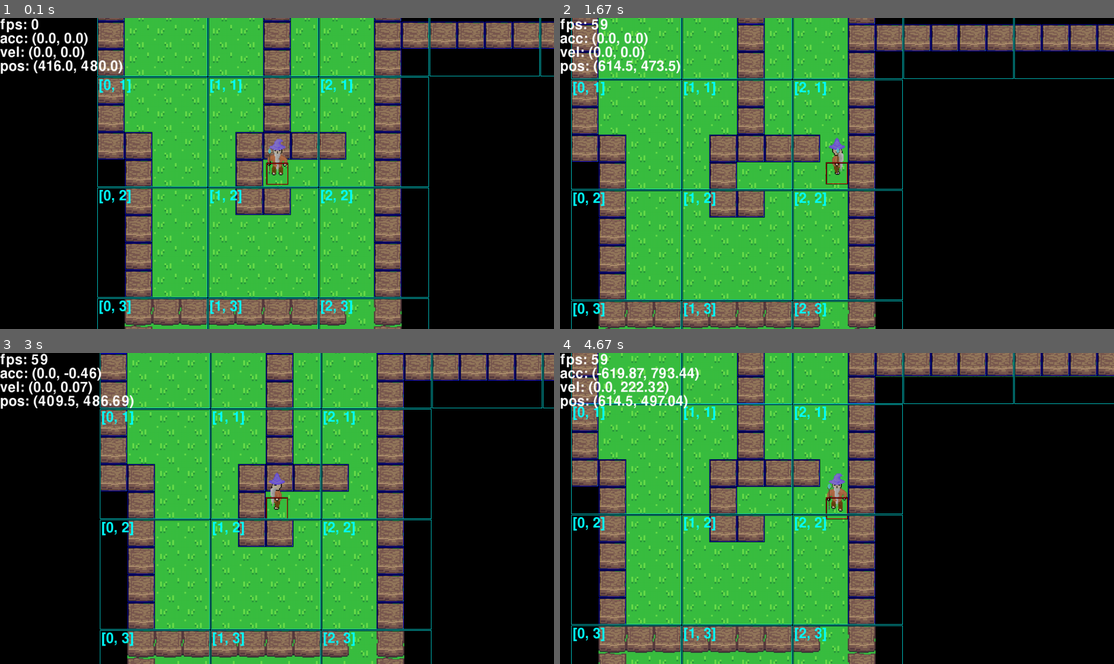
Above: before the commit, frames 1-4 (two rows, left to right).
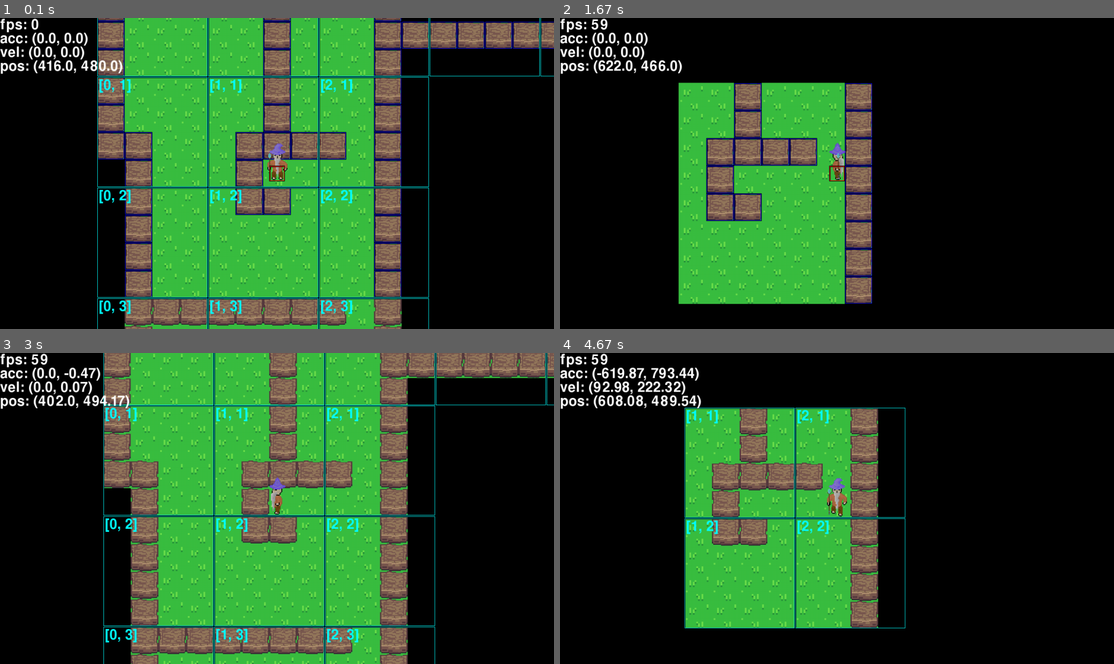
Above: after the commit, the same moments.

Repository: TheCreeper669/Projet_ISN
Game: pygame game, started from __main__.py
The game is run twice, just before and just after one commit, with the same random seed, the same clock (stepped at 60 frames per second) and the same inputs.
Inputs:
- Up to frame 1 (0.1 s): no input
- Up to frame 2 (1.67 s): hold Right 0.33-0.8 s; hold Up 0.83-1.13 s; tap J at 0.9, 1.23, 1.53 s; tap K at 0.98 s; hold Right 1.17-1.63 s
- Up to frame 3 (3 s): hold Left 1.67-2.2 s; tap J at 1.73, 2.03, 2.3, 2.63, 2.93 s; hold Down 2.23-2.53 s; tap K at 2.38 s; hold H 2.57-2.97 s; hold Left 2.57-2.97 s
- Up to frame 4 (4.67 s): hold Left 3-3.4 s; tap J at 3.07, 3.37, 3.5, 3.9, 4.2, 4.57 s; hold Up 3.43-3.8 s; tap K at 3.58 s; hold Right 3.83-4.47 s; hold Down from 4.5 s (still down)

The runs differ from the first frame. In frame 1, 0.4% of the frame differs, in the area x 48-53%, y 38-54%; in frame 2, 40%; in frame 3, 24%; in frame 4, 41%, in the area x 2-100%, y 0-100%.

Commit message:
toggle draw hitbox

Diff:
--- a/data/settings.json
+++ b/data/settings.json
@@ -1,13 +1,13 @@
 {
-	"res": [
-		[1280, 720],
-		[1920, 1080]
-	],
+	"res": [1280, 720],
 	"fullscreen": false,
 	"framerate": 60,
 	"title": "[Projet ISN]",
 	"icon": "256.png",
 	"keyboard": "default",
 	"draw_submap_info": true,
-	"draw_hitbox": true
+	"draw_hitbox": true,
+	"tile_size": 64,
+	"submap_size": 4,
+	"off_screen_alive": 4
 }
--- a/entities/mob.py
+++ b/entities/mob.py
@@ -6,7 +6,7 @@
 	def __init__(self, game, submap, pos= vec(0)):
 		entities.Entity.__init__(self, game, submap, pos)
 		self.game.groups["mobs"].add(self)
-		self.image = entities.Anim(self.game, DIR_IMAGE_ENTITIES + "spider/", (TILE_SIZE * 2, TILE_SIZE * 2))
+		self.image = entities.Anim(self.game, DIR_IMAGE_ENTITIES + "spider/", (self.game.tile_size * 2, self.game.tile_size * 2))
 		self.hitbox = entities.Hitbox(self, (1 / 2, 4 / 5), (2 / 5, 2 / 5), color= RED)
 		self.motion_orientation = vec(0)
 		self.friction_coef = -8
--- a/entities/player.py
+++ b/entities/player.py
@@ -7,12 +7,12 @@
 		entities.Entity.__init__(self, game, submap, pos)
 		self.game.groups["players"].add(self)
 		self.game.player = self
-		#self.image = entities.Image(pgp.pg.transform.scale(pgp.pg.image.load(DIR_IMAGE_ENTITIES + "player.png"), (TILE_SIZE * 2, TILE_SIZE * 2)))
-		self.image = entities.Anim(self.game, DIR_IMAGE_ENTITIES + "player/", (TILE_SIZE * 2, TILE_SIZE * 2))
-		self.hitbox = entities.Hitbox(self, (1 / 2, 4 / 5), (2 / 5, 2 / 5), color= RED)
+		#self.image = entities.Image(pgp.pg.transform.scale(pgp.pg.image.load(DIR_IMAGE_ENTITIES + "player.png"), (self.game.tile_size * 2, self.game.tile_size * 2)))
+		self.image = entities.Anim(self.game, DIR_IMAGE_ENTITIES + "player/", (self.game.tile_size * 2, self.game.tile_size * 2))
+		self.hitbox = entities.Hitbox(self, (1 / 2, 5 / 7), (2 / 7, 2 / 7), color= RED)
 		self.motion_orientation = vec(0)
-		self.friction_coef = -8
-		self.force_coef = -self.friction_coef * 256
+		self.friction_coef = -self.game.tile_size / 8
+		self.force_coef = -self.friction_coef * self.game.tile_size * 4
 		#max_speed = abs(self.force_coef / self.friction_coef)
 
 	def update(self):
--- a/entities/terrain.py
+++ b/entities/terrain.py
@@ -8,7 +8,7 @@
 	def __init__(self, game, pos= vec(0), submap= None):
 		entities.Sprite.__init__(self, game, pos, submap)
 		self.game.groups["fakewalls"].add(self)
-		self.image = entities.Image(pgp.pg.transform.scale(pgp.pg.image.load(DIR_IMAGE_SPRITES + "fakewall.png"), (TILE_SIZE, TILE_SIZE)))
+		self.image = entities.Image(pgp.pg.transform.scale(pgp.pg.image.load(DIR_IMAGE_SPRITES + "fakewall.png"), (self.game.tile_size, self.game.tile_size)))
 
 
 
@@ -22,13 +22,13 @@
 	def __init__(self, game, submap, pos= vec(0)):
 		Stationary.__init__(self, game, submap, pos)
 		self.game.groups["walls"].add(self)
-		self.image = entities.Image(pgp.pg.transform.scale(pgp.pg.image.load(DIR_IMAGE_ENTITIES + "wall.png"), (TILE_SIZE, TILE_SIZE)))
+		self.image = entities.Image(pgp.pg.transform.scale(pgp.pg.image.load(DIR_IMAGE_ENTITIES + "wall.png"), (self.game.tile_size, self.game.tile_size)))
 		self.hitbox = entities.Hitbox(self, color= BLUE)
 
 class BigWall(Stationary):
 	def __init__(self, game, submap, pos= vec(0), size= vec(1, 1)):
 		Stationary.__init__(self, game, submap, pos)
 		self.game.groups["walls"].add(self)
-		self.image = entities.Image(pgp.pg.transform.scale(pgp.pg.image.load(DIR_IMAGE_ENTITIES + "wall.png"), (TILE_SIZE, TILE_SIZE)))
+		self.image = entities.Image(pgp.pg.transform.scale(pgp.pg.image.load(DIR_IMAGE_ENTITIES + "wall.png"), (self.game.tile_size, self.game.tile_size)))
 		self.image.stack(size)
 		self.hitbox = entities.Hitbox(self, color= BLUE)
--- a/game.py
+++ b/game.py
@@ -12,13 +12,13 @@
 		if self.fullscreen:
 			self.window = pgp.pg.display.set_mode((self.display_info.current_w, self.display_info.current_h), pgp.pg.FULLSCREEN | pgp.pg.HWSURFACE | pgp.pg.DOUBLEBUF)
 		else:
-			self.window = pgp.pg.display.set_mode(self.res[0])
+			self.window = pgp.pg.display.set_mode(self.res, pgp.pg.RESIZABLE | pgp.pg.HWSURFACE | pgp.pg.DOUBLEBUF)
 		self.rect = self.window.get_rect()
 		pgp.pg.display.set_caption(self.title)
 		pgp.pg.display.set_icon(pgp.pg.image.load(DIR_IMAGE_ICONS + self.icon))
 		self.clock = pgp.time.Clock()
 		self.font = pgp.pg.font.Font(pgp.pg.font.get_default_font(), 32)
-		self.background_image = pgp.pg.Surface(self.res[0])
+		self.background_image = pgp.pg.Surface(self.res)
 		self.background_image.fill(BLACK)
 		self.background_rect = self.background_image.get_rect()
 
@@ -93,6 +93,7 @@
 	def load_settings(self):
 		settings = json.load(FILE_SETTINGS)
 		self.res = settings["res"]
+		self.on_screen = self.res.copy()
 		self.fullscreen = settings["fullscreen"]
 		self.title = settings["title"]
 		self.icon = settings["icon"]
@@ -104,6 +105,9 @@
 			self.keyboard = pgp.key.load(DIR_KEYBOARDS + keyboard + ".json")
 		self.draw_submap_info = settings["draw_submap_info"]
 		self.draw_hitbox = settings["draw_hitbox"]
+		self.tile_size = settings["tile_size"]
+		self.submap_size = settings["submap_size"]
+		self.off_screen_alive = settings["off_screen_alive"]
 
 	def loop(self):
 		self.dt = self.clock.tick(self.framerate)
@@ -111,21 +115,39 @@
 		self.update()
 		self.draw()
 
+	def set_res(self, new_res):
+		self.res = new_res
+		self.window = pgp.pg.display.set_mode(self.res, pgp.pg.RESIZABLE | pgp.pg.HWSURFACE | pgp.pg.DOUBLEBUF)
+		self.background_image = pgp.pg.Surface(self.res)
+		self.background_image.fill(BLACK)
+		self.background_rect = self.background_image.get_rect()
+		self.on_screen = self.res.copy()
+		self.window = pgp.pg.display.set_mode(self.res)
+		self.rect = self.window.get_rect()
+
 	def events(self):
 		self.keys = pg.key.get_pressed()
 		for event in pg.event.get():
 			if event.type == pgp.pg.KEYDOWN:
-				if event.key == pgp.pg.K_F11:
+				"""if event.key == pgp.pg.K_F11:
 					self.fullscreen = not self.fullscreen
 					if self.fullscreen:
 						self.window = pgp.pg.display.set_mode((self.display_info.current_w, self.display_info.current_h), pgp.pg.FULLSCREEN | pgp.pg.HWSURFACE | pgp.pg.DOUBLEBUF)
 					else:
-						self.window = pgp.pg.display.set_mode(self.res[0])
+						self.window = pgp.pg.display.set_mode(self.res, pgp.pg.RESIZABLE | pgp.pg.HWSURFACE | pgp.pg.DOUBLEBUF)
 					self.rect = self.window.get_rect()
-				elif event.key == pgp.pg.K_F10 and not self.fullscreen:
-					self.res = [ self.res.pop() ] + self.res
-					self.window = pgp.pg.display.set_mode(self.res[0])
-					self.rect = self.window.get_rect()
+				el"""
+				if event.key == pgp.pg.K_h:
+					self.draw_hitbox = not self.draw_hitbox
+				elif event.key == pgp.pg.K_j:
+					self.draw_submap_info = not self.draw_submap_info
+				elif event.key == pgp.pg.K_k:
+					self.on_screen = list(vec(self.on_screen) * (1 / 2 if self.on_screen == self.res else 2))
+					self.map.reset_followers()
+					self.map.reset_submaps_groups()
+
+			elif event.type == pgp.pg.VIDEORESIZE:
+				self.set_res(list(event.size))
 
 			elif event.type == pgp.pg.QUIT:
 				self.stop = True
--- a/map.py
+++ b/map.py
@@ -22,7 +22,7 @@
 		self.game = self.map.game
 		self.name = name
 		self.image = entities.Image(pgp.pg.image.load(DIR_IMAGE_TILES + [ file for file in os.listdir(DIR_IMAGE_TILES) if file.startswith(self.name + ".") ][0]))
-		self.image.set_size((TILE_SIZE, TILE_SIZE))
+		self.image.set_size((self.map.game.tile_size, self.map.game.tile_size))
 	def summon(self, submap, x, y):
 		return Tile(self.game, submap, self.image.copy(), x, y)
 
@@ -58,39 +58,39 @@
 	def __init__(self, m_map, x, y):
 		entities.Sprite.__init__(self, m_map.game)
 		self.game.groups["submaps"].add(self)
-		self.submap_pos = vec(x // SUBMAP_SIZE, y // SUBMAP_SIZE)
-		self.pos = self.submap_pos * SUBMAP_SIZE * TILE_SIZE
+		self.submap_pos = vec(x // self.game.submap_size, y // self.game.submap_size)
+		self.pos = self.submap_pos * self.game.submap_size * self.game.tile_size
 		self.map = m_map
-		self.tiles = [ [ None for _ in range(SUBMAP_SIZE) ] for _ in range(SUBMAP_SIZE) ]
+		self.tiles = [ [ None for _ in range(self.game.submap_size) ] for _ in range(self.game.submap_size) ]
 		self.content = pgp.pg.sprite.Group()
 		self.sprites = pgp.pg.sprite.Group()
 		self.entities = pgp.pg.sprite.Group()
 		self.collidable = self.entities.copy()
-		for i in range(SUBMAP_SIZE):
+		for i in range(self.game.submap_size):
 			if x + i >= len(self.map.lines): break
-			for j in range(SUBMAP_SIZE):
+			for j in range(self.game.submap_size):
 				if y + j >= len(self.map.lines[x + i]): break
 				if self.map.lines[x + i][y + j] in self.map.virtual_sprites:
-					self.tiles[i][j] = self.map.virtual_tiles[self.map.biome_default_tile].summon(self, (x + i) * TILE_SIZE, (y + j) * TILE_SIZE)
-					self.add_sprite(self.map.virtual_sprites[self.map.lines[x + i][y + j]].summon(self, (x + i + .5) * TILE_SIZE, (y + j + .5) * TILE_SIZE))
+					self.tiles[i][j] = self.map.virtual_tiles[self.map.biome_default_tile].summon(self, (x + i) * self.game.tile_size, (y + j) * self.game.tile_size)
+					self.add_sprite(self.map.virtual_sprites[self.map.lines[x + i][y + j]].summon(self, (x + i + .5) * self.game.tile_size, (y + j + .5) * self.game.tile_size))
 				elif self.map.lines[x + i][y + j] in self.map.virtual_entities:
-					self.tiles[i][j] = self.map.virtual_tiles[self.map.biome_default_tile].summon(self, (x + i) * TILE_SIZE, (y + j) * TILE_SIZE)
-					self.add_entity(self.map.virtual_entities[self.map.lines[x + i][y + j]].summon(self, (x + i + .5) * TILE_SIZE, (y + j + .5) * TILE_SIZE))
+					self.tiles[i][j] = self.map.virtual_tiles[self.map.biome_default_tile].summon(self, (x + i) * self.game.tile_size, (y + j) * self.game.tile_size)
+					self.add_entity(self.map.virtual_entities[self.map.lines[x + i][y + j]].summon(self, (x + i + .5) * self.game.tile_size, (y + j + .5) * self.game.tile_size))
 				elif self.map.lines[x + i][y + j] in self.map.biome_none_tiles:
 					self.tiles[i][j] = None
 				else:
-					self.tiles[i][j] = self.map.virtual_tiles[self.map.lines[x + i][y + j]].summon(self, (x + i + .5) * TILE_SIZE, (y + j + .5) * TILE_SIZE)
+					self.tiles[i][j] = self.map.virtual_tiles[self.map.lines[x + i][y + j]].summon(self, (x + i + .5) * self.game.tile_size, (y + j + .5) * self.game.tile_size)
 		self.create_image()
 		self.image.topleft = self.pos
 		self.hitbox = entities.Hitbox(self, color= CYAN)
 		self.display = entities.display.Display(self.game, self.submap_pos, CYAN, self.pos + vec(4))
 
 	def create_image(self):
-		surface = pgp.pg.Surface((SUBMAP_SIZE * TILE_SIZE, SUBMAP_SIZE * TILE_SIZE))
-		for x in range(SUBMAP_SIZE):
-			for y in range(SUBMAP_SIZE):
+		surface = pgp.pg.Surface((self.game.submap_size * self.game.tile_size, self.game.submap_size * self.game.tile_size))
+		for x in range(self.game.submap_size):
+			for y in range(self.game.submap_size):
 				if self.tiles[x][y] is not None:
-					surface.blit(self.tiles[x][y].image.surface, (x * TILE_SIZE, y * TILE_SIZE))
+					surface.blit(self.tiles[x][y].image.surface, (x * self.game.tile_size, y * self.game.tile_size))
 		self.image = entities.Image(surface)
 
 	def link(self):
@@ -216,9 +216,9 @@
 			self.lines = tilemap.read().split("\n")
 		self.create_submaps()
 		self.entity = self.game.player
-		self.rpos = self.entity.pos - vec(self.game.res[0]) / 2
-		self.on_screen_follower = Follower(self.game, self.entity, self.game.res[0])
-		self.alive_follower = Follower(self.game, self.entity, (self.game.res[0][0] + TILE_SIZE * SUBMAP_SIZE * OFF_SCREEN_ALIVE_SUBMAPS_RADIUS * 2, self.game.res[0][1] + TILE_SIZE * SUBMAP_SIZE * OFF_SCREEN_ALIVE_SUBMAPS_RADIUS * 2))
+		self.rpos = self.entity.pos - vec(self.game.res) / 2
+		self.on_screen_follower = Follower(self.game, self.entity, self.game.on_screen)
+		self.alive_follower = Follower(self.game, self.entity, (self.game.on_screen[0] + self.game.tile_size * self.game.submap_size * self.game.off_screen_alive * 2, self.game.on_screen[1] + self.game.tile_size * self.game.submap_size * self.game.off_screen_alive * 2))
 		self.on_screen = pgp.pg.sprite.Group()
 		self.alive = pgp.pg.sprite.Group()
 		self.dead = self.game.groups["submaps"].copy()
@@ -236,8 +236,8 @@
 		self.virtual_entities = { entity: VirtualEntity(self, self.biome_entities[entity]) for entity in self.biome_entities }
 
 	def reset_followers(self):
-		self.on_screen_follower.image.size = self.game.res[0]
-		self.alive_follower.image.size = self.game.res[0][0] + TILE_SIZE * SUBMAP_SIZE * OFF_SCREEN_ALIVE_SUBMAPS_RADIUS * 2, self.game.res[0][1] + TILE_SIZE * SUBMAP_SIZE * OFF_SCREEN_ALIVE_SUBMAPS_RADIUS * 2
+		self.on_screen_follower.image.size = self.game.on_screen
+		self.alive_follower.image.size = self.game.on_screen[0] + self.game.tile_size * self.game.submap_size * self.game.off_screen_alive * 2, self.game.on_screen[1] + self.game.tile_size * self.game.submap_size * self.game.off_screen_alive * 2
 
 	def reset_submaps_groups(self):
 		self.dead.add(self.on_screen)
@@ -263,9 +263,9 @@
 
 	def verify_submap(self, x, y):
 		only_none_tiles = True
-		for i in range(SUBMAP_SIZE):
+		for i in range(self.game.submap_size):
 			if x + i >= len(self.lines): break
-			for j in range(SUBMAP_SIZE):
+			for j in range(self.game.submap_size):
 				if y + j >= len(self.lines[x + i]): break
 				if self.lines[x + i][y + j] not in self.virtual_tiles and self.lines[x + i][y + j] not in self.biome_none_tiles and self.lines[x + i][y + j] not in self.virtual_entities and self.lines[x + i][y + j] not in self.virtual_sprites:
 					raise ValueError("unknown char at line {} at pos {} in map file ('{}')".format(x + i + 1, y + j + 1, self.lines[x + i][y + j]))
@@ -276,12 +276,12 @@
 	def create_submaps(self):
 		self.lines = [ "".join([ self.lines[j][i] if i < len(self.lines[j]) else self.biome_none_tiles[0] for j in range(len(self.lines)) ]) for i in range(max([ len(line) for line in self.lines ])) ]
 		self.submaps = {
-			x // SUBMAP_SIZE: {
-				y // SUBMAP_SIZE: Submap(self, x, y)
-				for y in range(0, len(self.lines[x]), SUBMAP_SIZE)
+			x // self.game.submap_size: {
+				y // self.game.submap_size: Submap(self, x, y)
+				for y in range(0, len(self.lines[x]), self.game.submap_size)
 				if self.verify_submap(x, y)
 			}
-			for x in range(0, len(self.lines), SUBMAP_SIZE)
+			for x in range(0, len(self.lines), self.game.submap_size)
 		}
 		for submap in self.game.groups["submaps"]:
 			submap.link()
@@ -294,7 +294,7 @@
 		self.alive.update()
 
 	def draw(self, surface):
-		self.rpos = self.entity.pos - vec(self.game.res[0]) / 2
+		self.rpos = self.entity.pos - vec(self.game.res) / 2
 		for submap in self.on_screen:
 			submap.draw(surface, self.rpos)
 		for submap in self.on_screen:
@@ -309,17 +309,3 @@
 			for submap in self.on_screen:
 				submap.hitbox.draw(surface, self.rpos)
 				submap.display.draw(surface, self.rpos)
-
-
-
-if __name__ == "__main__":
-	m_map = Map(None, "test")
-	print(m_map.lines)
-	print(m_map.submaps)
-	for x in m_map.submaps:
-		for y in m_map.submaps[x]:
-			print("{} {} {}".format(x, y, m_map.submaps[x][y].entities))
-			for i in m_map.submaps[x][y].tiles:
-				for j in i:
-					print(j, end= " ")
-				print()
--- a/vars.py
+++ b/vars.py
@@ -14,11 +14,6 @@
 CYAN = pglc.Color(0x00, 0xff, 0xff)
 def setAlpha(color, a):
 	return pglc.Color(color.r, color.g, color.b, a)
-
-# Map
-TILE_SIZE = 64
-SUBMAP_SIZE = 4
-OFF_SCREEN_ALIVE_SUBMAPS_RADIUS = 4
 
 # Keyboard
 K_MOTION_UP = pglc.K_UP
